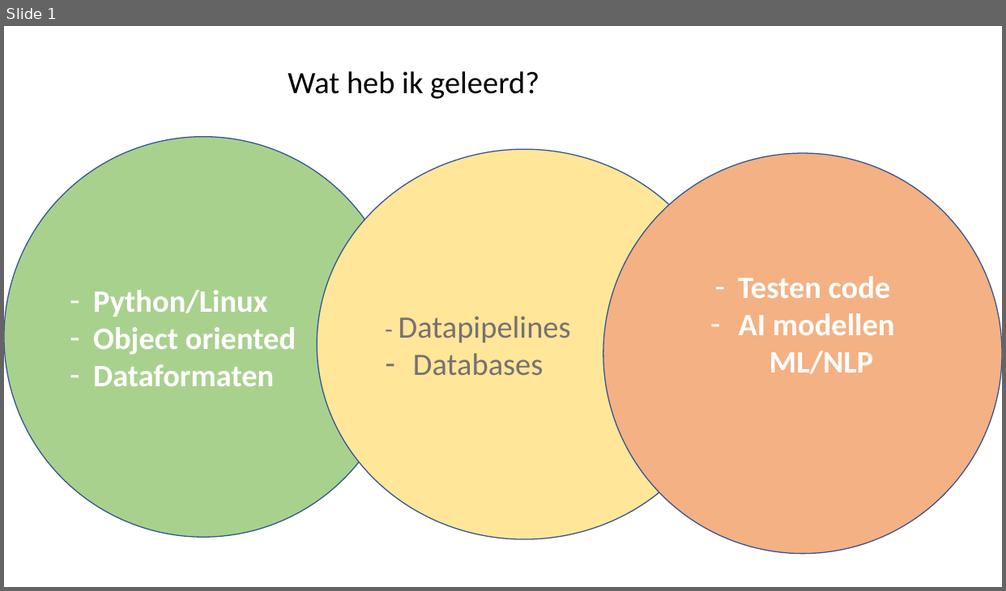
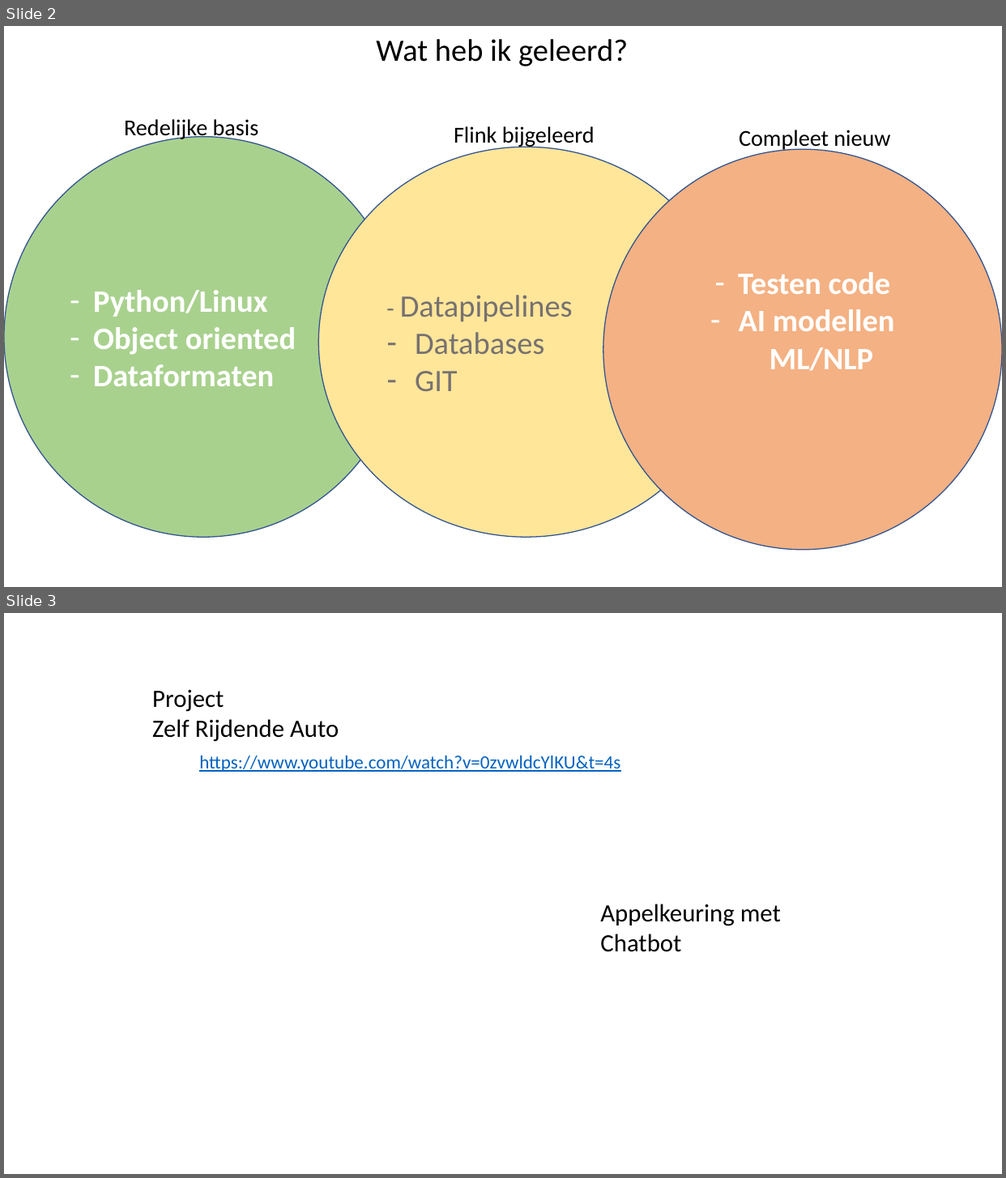
Before and after one commit to MarcRotsaert/MakeAIWork3, a slide deck: presentatie/oefenpresentatie.pptx. Shown one above the other, each under a label of ours: slide 1 before the commit, slides 2 and 3 after it. The pictures are 1006x591 and 1006x1178 pixels, drawn with LibreOffice and Linux fonts; fonts in the diff are those of the drawing. Boxes give left, top, right and bottom in pixels: in the first picture for what was removed or moved away, otherwise in the second. Text is boxed around its words. In the diff, an @@ line names an element or a change of style, - is before the commit and + after.

```diff
--- a/presentatie/oefenpresentatie.pptx
+++ b/presentatie/oefenpresentatie.pptx
@@ slide 3 added at box(4, 613, 1002, 1174), background #FFFFFF @@
@@ text added at box(152, 690, 339, 742), 24 pt, text #000000 @@
+Project
+Zelf Rijdende Auto
@@ text added at box(199, 756, 620, 772), 18 pt, text #0563C1, underline @@
+https://www.youtube.com/watch?v=0zvwldcYlKU&t=4s
@@ text added at box(600, 904, 781, 952), 24 pt, text #000000 @@
+Appelkeuring met Chatbot
@@ what was slide 1 is now slide 2 @@
@@ slide 2 changed as well @@
@@ text "Wat heb ik geleerd?": place and size @@
-text "Wat heb ik geleerd?" at box(288, 71, 539, 99)
+text "Wat heb ik geleerd?" at box(376, 39, 628, 66)
@@ text added at box(124, 119, 259, 140), 22 pt, text #000000 @@
+Redelijke basis
@@ text added at box(454, 126, 594, 148), 22 pt, text #000000 @@
+Flink bijgeleerd
@@ text added at box(739, 130, 890, 151), 22 pt, text #000000 @@
+Compleet nieuw
@@ ellipse "Testen code": place and size @@
-ellipse "Testen code" at box(603, 153, 1002, 554)
+ellipse "Testen code" at box(603, 149, 1002, 550)
@@ text in ellipse at box(415, 371, 458, 391): paragraph added @@
+– GIT
```
Also in this commit, not shown: 1 other slide changed, 1 other slide added, 1 other file.
